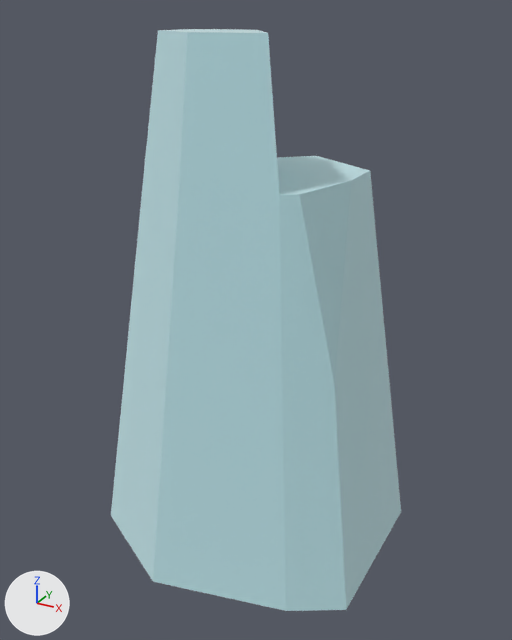
The glTF model public/models/nf2/nature/stone_tallI.glb, before and after one commit.
Before and after are seen from a 50 mm lens placed at (0.5, -0.918, 0.789), pointed at (0.001, -0.01, 0.335). Lighting does not change. The marker at lower left points along +X, +Y and +Z. The older version comes first. Where no turn or scale is listed for an object, it has been applied to the vertices.

Names of what the first picture shows: 'stone_tallI'.
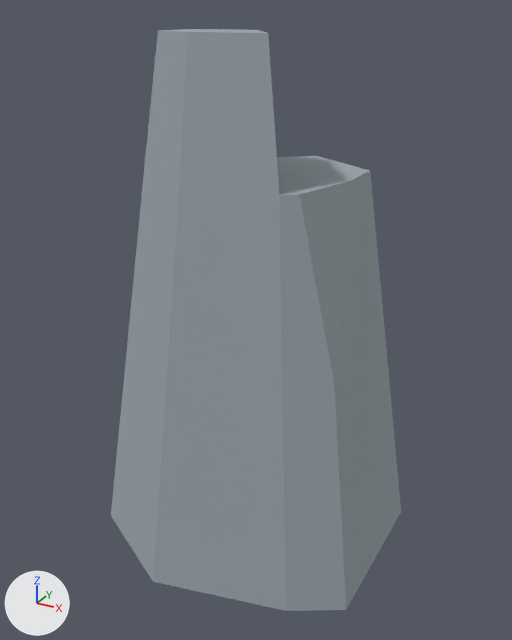
Boxes (x1, y1, x2, y2) around the edits, measured in the pictures (512 x 640 px):
'stone_tallI', recoloured, surface changed (pale blue to grey): (111, 29, 401, 611) in both

The change, as a diff of the scene's bpy script:
```diff
--- a/public/models/nf2/nature/stone_tallI.glb.py
+++ b/public/models/nf2/nature/stone_tallI.glb.py
@@ mat_stone @@
 mat_stone = principled_material('stone')
-mat_stone.base_color = (0.722, 0.886, 0.91)  # pale blue #ddf2f5
-mat_stone.metallic = 1.0
+mat_stone.base_color = (0.323, 0.381, 0.407)  # grey #9aa6ab
 mat_stone.roughness = 1.0
@@ ob_tmpparent @@
-ob_tmpparent = bpy.data.objects.new('tmpParent', None)
-ob_tmpparent.location = (0.0, 0.0, 0.0)
```
